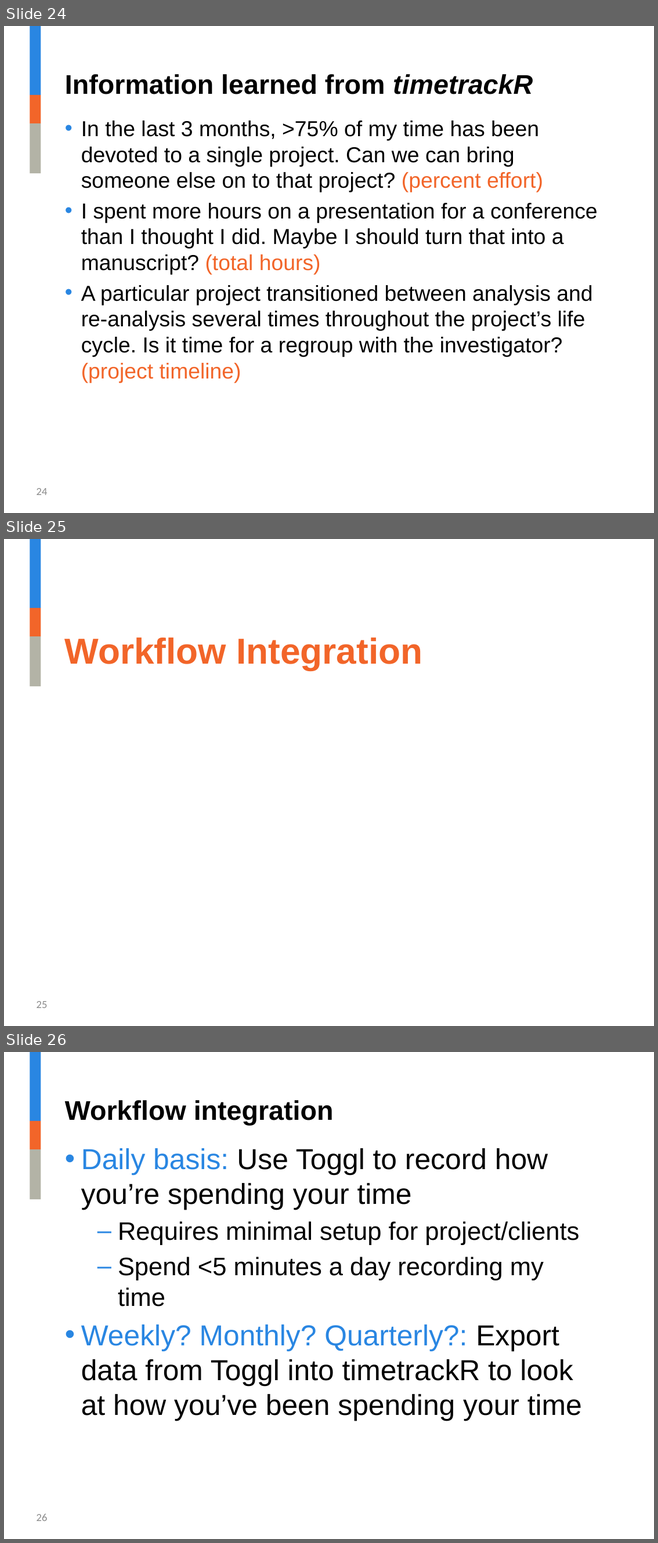
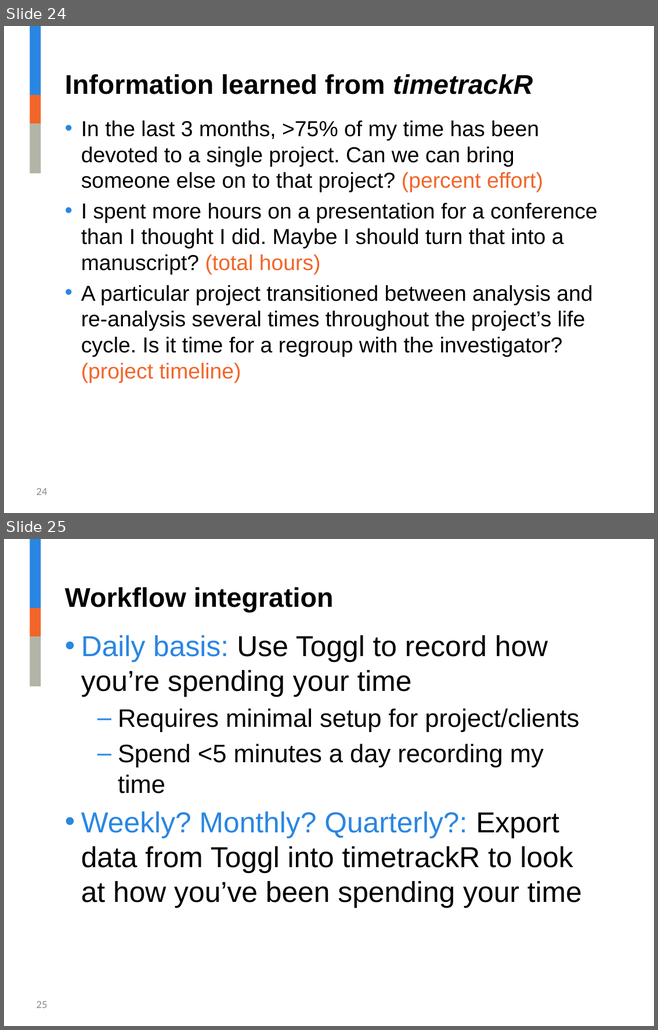
Before and after one commit to jalavery/timetrackR, a slide deck: Strategy and Innovation timetrackR Presentation.pptx. Shown one above the other, each under a label of ours: slides 24, 25 and 26 before the commit, slides 24 and 25 after it. The pictures are 658x1543 and 658x1030 pixels, drawn with LibreOffice and Linux fonts; fonts in the diff are those of the drawing; background and template pictures are left out. Boxes give left, top, right and bottom in pixels: in the first picture for what was removed or moved away, otherwise in the second. Text is boxed around its words. In the diff, an @@ line names an element or a change of style, - is before the commit and + after.

```diff
--- a/Strategy and Innovation timetrackR Presentation.pptx
+++ b/Strategy and Innovation timetrackR Presentation.pptx
@@ slide 25 removed at (4, 539, 654, 1026), background #FFFFFF; not listed: 3 template elements that a slide beside it also shows @@
@@ title removed at (65, 638, 422, 671) @@
-Workflow Integration
@@ page number removed at (36, 1001, 48, 1008) @@
-25
@@ what was slide 26 is now slide 25 @@
@@ page number at (36, 1001, 48, 1008): text changed @@
-26
+25
```
Also in this commit, not shown: 1 slide changed, 1 slide added, 1 other slide removed, 7 other files.
